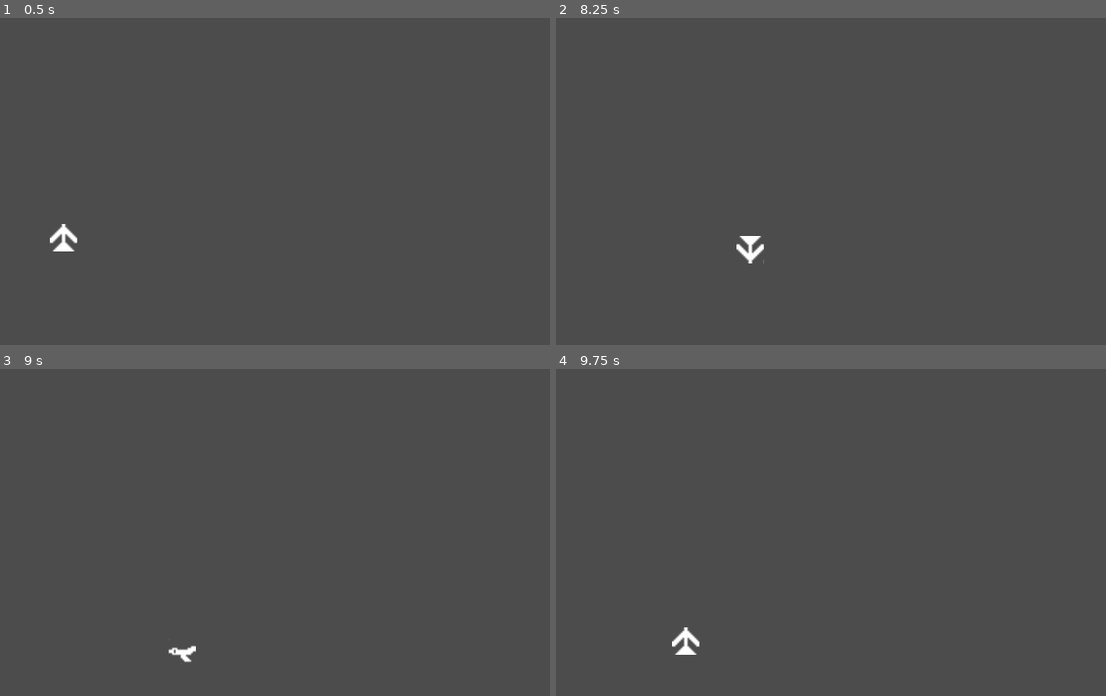
Above: before the commit, frames 1-4 (two rows, left to right).
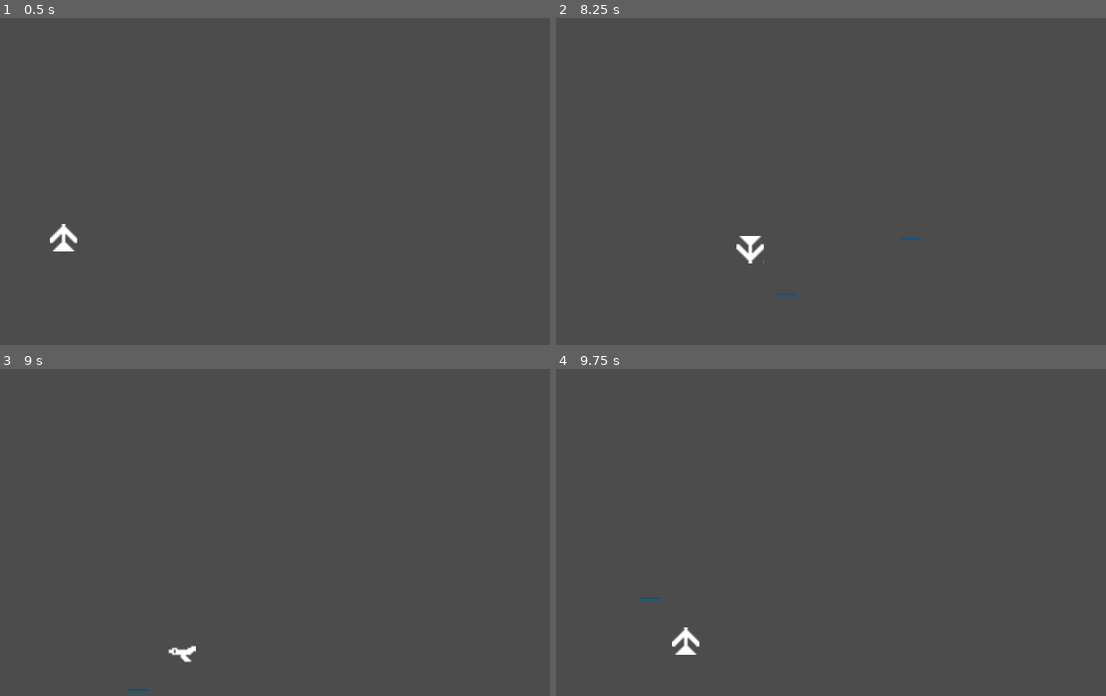
Above: after the commit, the same moments.

Repository: petitrudy/SaveNewYork
Game: Godot game, scene res://Scene/Game.tscn
Same seed, same stepped clock (60 frames per second), same inputs: the game is played once before the commit and once after it.
Inputs:
- Up to frame 1 (0.5 s): no input
- Up to frame 2 (8.25 s): tap Enter at 0.5 s; hold Right (ui_right) 0.53-1.28 s; tap Space (ui_space, bound only after the commit) at 0.6, 1.35, 2.1, 2.85, 3.6, 4.35, 5.1, 5.85, 6.6, 7.35, 8, 8.1 s; hold Down (ui_down) 1.28-2.03 s; hold Right (ui_right) 2.03-2.78 s; hold Up (ui_up) 2.78-3.53 s; hold Left (ui_left) 3.53-5.03 s; hold Down (ui_down) 5.03-5.78 s; hold Right (ui_right) 5.78-6.53 s; hold Up (ui_up) 6.53-7.28 s; hold Right (ui_right) 7.28-8.03 s; hold Down (ui_down) from 8.03 s (still down)
- Up to frame 3 (9 s): release Down (ui_down) at 8.78 s; hold Left (ui_left) from 8.78 s (still down); tap Space (ui_space, bound only after the commit) at 8.85 s
- Up to frame 4 (9.75 s): release Left (ui_left) at 9.53 s; hold Up (ui_up) from 9.53 s (still down); tap Space (ui_space, bound only after the commit) at 9.6 s

Frame 1 is identical in both runs. In frame 2, less than 0.1% of the frame differs, in the area x 40-67%, y 67-85%; in frame 3, less than 0.1%; in frame 4, less than 0.1%.

Commit message:
Player+Shoot

Diff:
--- a/Scene/Player1.gd
+++ b/Scene/Player1.gd
@@ -7,6 +7,7 @@
 var x = 0.0
 var y = 0.0
 var animation = "Idle"
+var plShoot := preload("res://Scene/Shoot.tscn")
 # Called when the node enters the scene tree for the first time.
 
 var animationPlayer = null
@@ -19,6 +20,15 @@
 
 
 	PlayerControl(delta)
+
+	if Input.is_action_just_pressed("ui_space"):
+		#Shoot
+		#rint("Create Bullet")
+		var shoot := plShoot.instance()
+		shoot.position = position
+		shoot.InitDirection(velocity)
+
+		get_tree().current_scene.add_child(shoot)
 
 
 
--- a/Scene/Player1.tscn
+++ b/Scene/Player1.tscn
@@ -11,13 +11,13 @@
 atlas = ExtResource( 1 )
 region = Rect2( 32, 0, 16, 16 )
 
+[sub_resource type="AtlasTexture" id=5]
+atlas = ExtResource( 1 )
+region = Rect2( 0, 16, 16, 16 )
+
 [sub_resource type="AtlasTexture" id=4]
 atlas = ExtResource( 1 )
 region = Rect2( 32, 16, 16, 16 )
-
-[sub_resource type="AtlasTexture" id=5]
-atlas = ExtResource( 1 )
-region = Rect2( 0, 16, 16, 16 )
 
 [sub_resource type="AtlasTexture" id=6]
 atlas = ExtResource( 1 )
@@ -51,14 +51,14 @@
 "name": "MoveRight",
 "speed": 5.0
 }, {
+"frames": [ SubResource( 5 ) ],
+"loop": true,
+"name": "MoveDown",
+"speed": 5.0
+}, {
 "frames": [ SubResource( 4 ) ],
 "loop": true,
 "name": "MoveLeft",
-"speed": 5.0
-}, {
-"frames": [ SubResource( 5 ) ],
-"loop": true,
-"name": "MoveDown",
 "speed": 5.0
 }, {
 "frames": [ SubResource( 6 ) ],
--- /dev/null
+++ b/Scene/Shoot.gd
@@ -0,0 +1,16 @@
+extends Area2D
+
+var velocity = Vector2.ZERO
+var speed = 3
+
+func _ready():
+	pass
+
+func _physics_process(delta):
+	position.x += velocity.x*speed*delta
+	position.y += velocity.y*speed*delta
+	pass
+
+func InitDirection(Pvelocity:Vector2 ):
+	velocity = Vector2(Pvelocity.x * speed, Pvelocity.y * speed)
+	pass
--- /dev/null
+++ b/Scene/Shoot.tscn
@@ -0,0 +1,31 @@
+[gd_scene load_steps=6 format=2]
+
+[ext_resource path="res://Images/Shoot.png" type="Texture" id=1]
+[ext_resource path="res://Scene/Shoot.gd" type="Script" id=2]
+
+[sub_resource type="AtlasTexture" id=2]
+atlas = ExtResource( 1 )
+region = Rect2( 0, 0, 16, 16 )
+
+[sub_resource type="SpriteFrames" id=3]
+animations = [ {
+"frames": [ SubResource( 2 ) ],
+"loop": true,
+"name": "Idle",
+"speed": 5.0
+} ]
+
+[sub_resource type="RectangleShape2D" id=1]
+extents = Vector2( 6, 0.5 )
+
+[node name="Shoot" type="Area2D"]
+script = ExtResource( 2 )
+
+[node name="Sprite" type="AnimatedSprite" parent="."]
+frames = SubResource( 3 )
+animation = "Idle"
+centered = false
+
+[node name="CollisionShape2D" type="CollisionShape2D" parent="."]
+position = Vector2( 8, 8.5 )
+shape = SubResource( 1 )
--- a/project.godot
+++ b/project.godot
@@ -21,6 +21,14 @@
 window/stretch/mode="2d"
 window/stretch/aspect="keep"
 
+[input]
+
+ui_space={
+"deadzone": 0.5,
+"events": [ Object(InputEventKey,"resource_local_to_scene":false,"resource_name":"","device":0,"alt":false,"shift":false,"control":false,"meta":false,"command":false,"pressed":false,"scancode":0,"physical_scancode":32,"unicode":0,"echo":false,"script":null)
+ ]
+}
+
 [physics]
 
 common/enable_pause_aware_picking=true
Binary file changed: Images/Shoot.png
